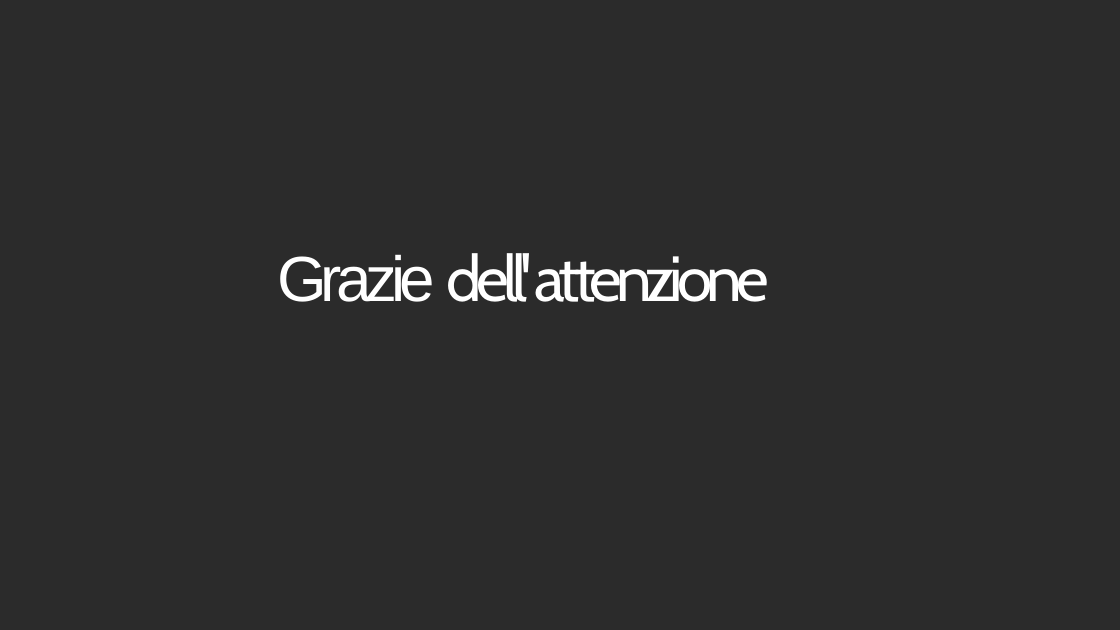
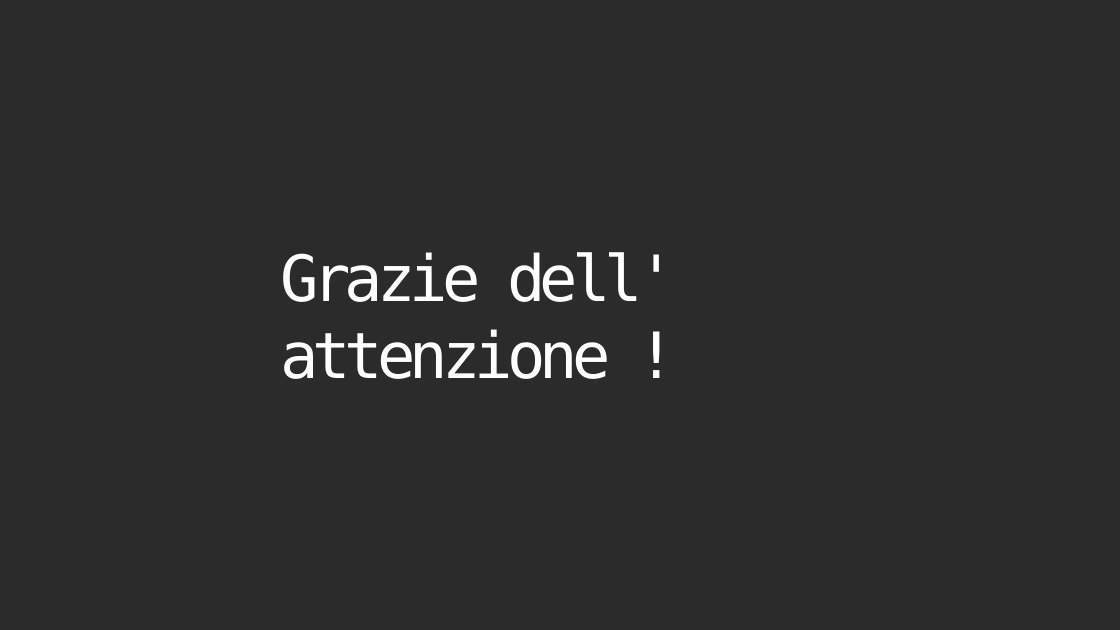
Before and after one commit to securityresearchlab/Cybersecurity-projects-2024, a slide deck: slide 16 of presentazione/PresentazioneSbom_Consegnata.pptx (slide 15 before the commit). Drawn at 1120x630 pixels with LibreOffice and Linux fonts; fonts in the diff are those of the drawing; background and template pictures are left out; a plain dark background stands for a picture behind light text. Boxes give left, top, right and bottom in pixels: in the first picture for what was removed or moved away, otherwise in the second. Text is boxed around its words. In the diff, an @@ line names an element or a change of style, - is before the commit and + after.

```diff
--- a/presentazione/PresentazioneSbom_Consegnata.pptx
+++ b/presentazione/PresentazioneSbom_Consegnata.pptx
@@ text at <box>280,252,675,379</box>: text changed; font Cabin to DejaVu Sans Mono @@
-Grazie dell' attenzione
+Grazie dell' attenzione !
```
Also in this commit, not shown: 13 other slides changed, 1 slide added, 1 other file.
